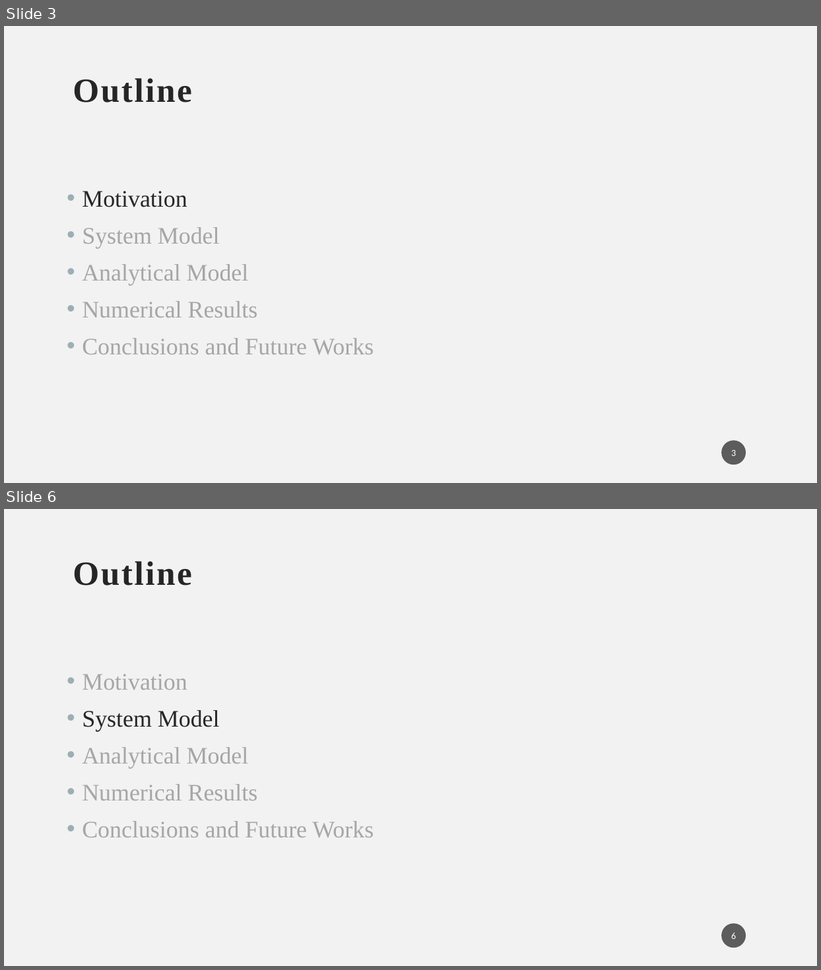
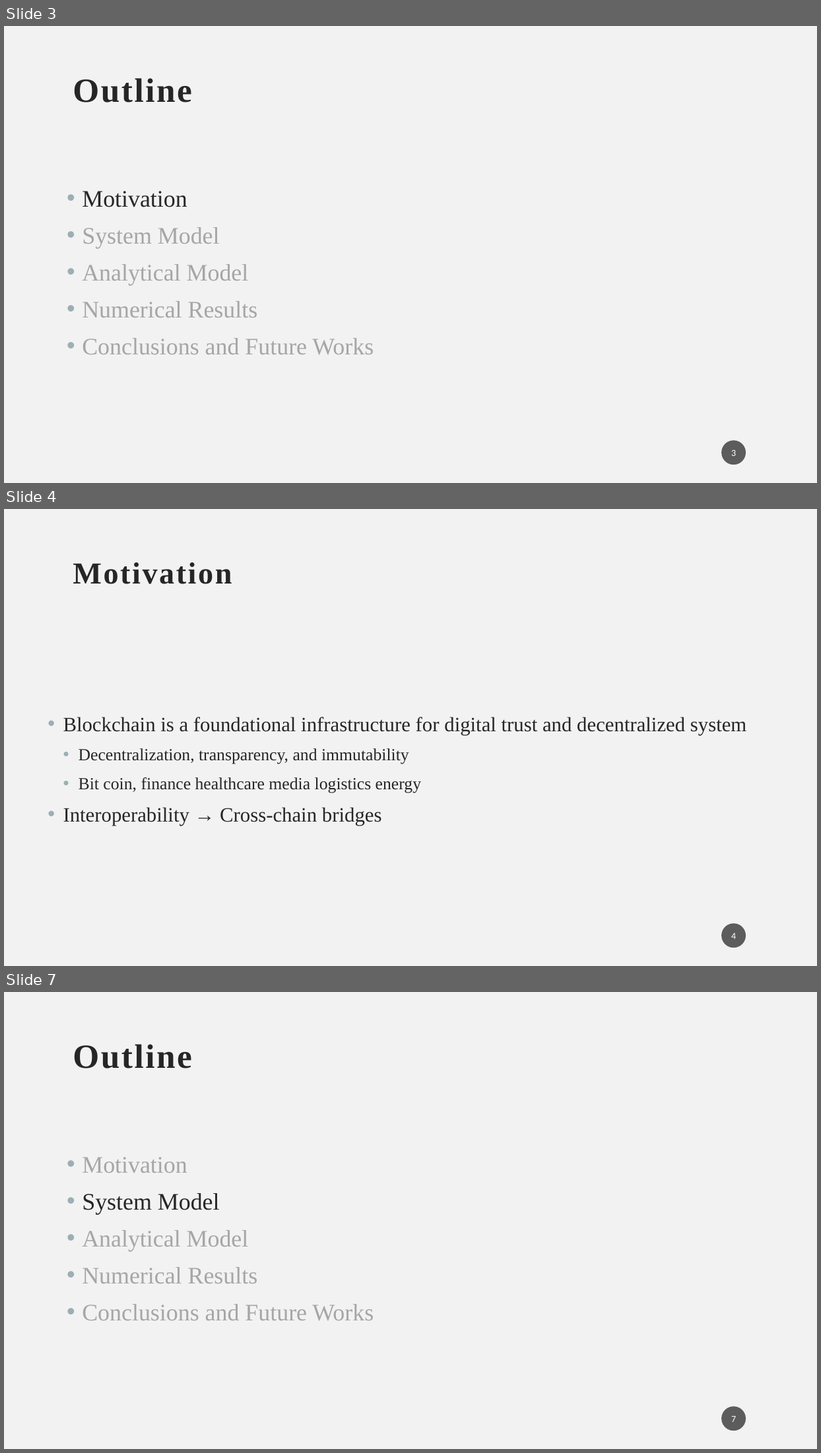
Before and after one commit to nooorika/Cosmos-thesis, a slide deck: Cosmos PPT.pptx. Shown one above the other, each under a label of ours: slides 3 and 6 before the commit, slides 3, 4 and 7 after it; the slides between them are not shown. The pictures are 821x970 and 821x1453 pixels, drawn with LibreOffice and Linux fonts; fonts in the diff are those of the drawing. Boxes give left, top, right and bottom in pixels: in the first picture for what was removed or moved away, otherwise in the second. Text is boxed around its words. In the diff, an @@ line names an element or a change of style, - is before the commit and + after.

```diff
--- a/Cosmos PPT.pptx
+++ b/Cosmos PPT.pptx
@@ slide 4 added at box(4, 509, 817, 966), background #F2F2F2 @@
@@ title added at box(73, 562, 232, 584), 36 pt, text #262626, bold @@
+Motivation
@@ text added at box(63, 717, 747, 826), 24 pt, text #262626 @@
+• Blockchain is a foundational infrastructure for digital trust and decentralized system
+  • Decentralization, transparency, and immutability
+  • Bit coin, finance healthcare media logistics energy
+• Interoperability → Cross-chain bridges
@@ page number added at box(722, 923, 746, 948), fill #1D1D1D at 70% opacity, 11 pt, text #FFFFFF @@
+4
@@ what was slide 6 is now slide 7 @@
@@ page number at box(731, 1416, 736, 1422): text changed @@
-6
+7
```
Also in this commit, not shown: 2 slides changed, 8 other slides added, 7 other files.
